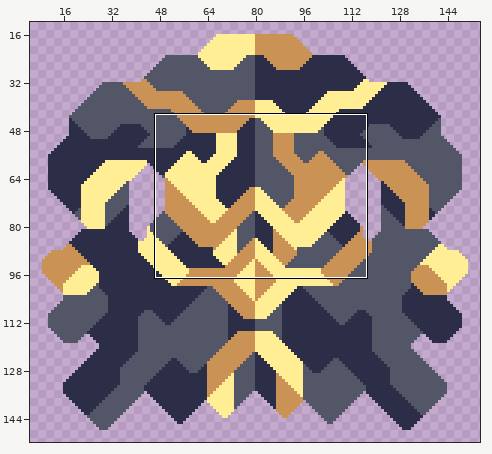
Sprite sheet: assets/sprites/blocks/turret/ring/resistance-preview.png. Above: a wide view before the commit, with the close-up outlined.
Close-up. Old version:
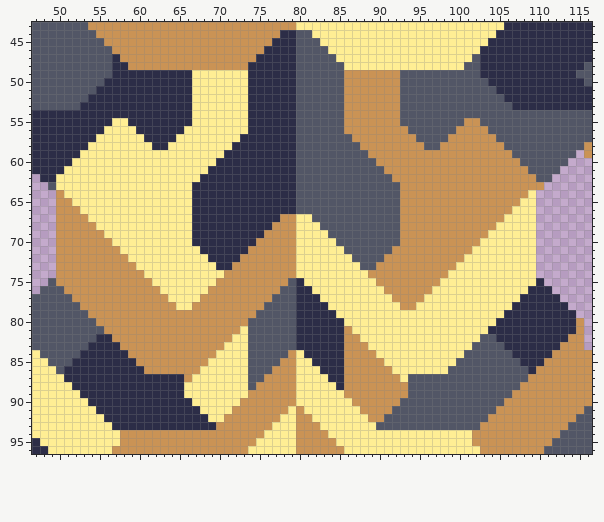
The file is 160x160 pixels. Shown: x 47..116, y 43..96. The wide view leaves out empty margins.
New version:
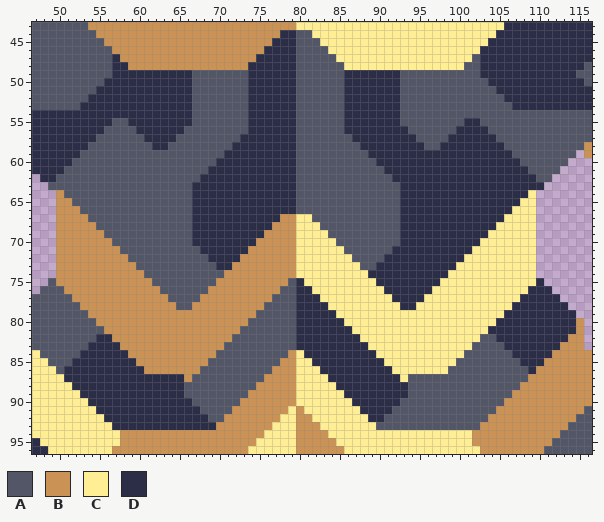
Palette (. is transparent): A #525666  B #ca9355  C #ffee94  D #2c2d47
The edit:
The edit turns colour C into colour A in rows 49 to 54 at x 67 to 73; in row 55 at x 57 to 58 and 67 to 73; in row 56 at x 56 to 59 and 66 to 73; in row 57 at x 55 to 60 and 65 to 72; in row 58 at x 54 to 61 and 64 to 71; in row 59 at x 53 to 70.
The edit turns colour C into colour A in row 60 at x 52 to 69; in row 61 at x 51 to 68; in row 62 at x 50 to 67; in row 63 at x 50 to 66; in row 64 at x 51 to 66; in row 65 at x 52 to 66.
The edit turns colour C into colour A in row 66 at x 53 to 66; in row 67 at x 54 to 66; in row 68 at x 55 to 66; in row 69 at x 56 to 66; in row 70 at x 57 to 66; in row 71 at x 58 to 67.
The edit turns colour C into colour A in row 72 at x 59 to 68; in row 73 at x 60 to 69; in row 74 at x 61 to 70; in row 75 at x 62 to 69; in row 76 at x 63 to 68; in row 77 at x 64 to 67.
The edit turns colour C into colour A in row 78 at x 65 to 66; in row 81 at x 73; in row 82 at x 72 to 73; in row 83 at x 71 to 73; in row 84 at x 70 to 73; in row 85 at x 69 to 73.
The edit turns colour C into colour A in row 86 at x 68 to 73; in row 87 at x 67 to 73; in rows 88 to 89 at x 66 to 73; in row 90 at x 67 to 72; in row 91 at x 68 to 71; in row 92 at x 69 to 70.
The edit turns colour B into colour D in rows 49 to 54 at x 86 to 92; in row 55 at x 86 to 92 and 101 to 102; in row 56 at x 86 to 93 and 100 to 103; in row 57 at x 87 to 94 and 99 to 104; in row 58 at x 88 to 95 and 98 to 105; in row 59 at x 89 to 106.
The edit turns colour B into colour D in row 60 at x 90 to 107; in row 61 at x 91 to 108; in row 62 at x 92 to 109; in row 63 at x 93 to 110; in row 64 at x 93 to 108; in row 65 at x 93 to 107.
The edit turns colour B into colour D in row 66 at x 93 to 106; in row 67 at x 93 to 105; in row 68 at x 93 to 104; in row 69 at x 93 to 103; in row 70 at x 93 to 102; in row 71 at x 92 to 101.
The edit turns colour B into colour D in row 72 at x 91 to 100; in row 73 at x 90 to 99; in row 74 at x 89 to 98; in row 75 at x 90 to 97; in row 76 at x 91 to 96; in row 77 at x 92 to 95.
The edit turns colour B into colour D in row 78 at x 93 to 94; in row 81 at x 86; in row 82 at x 86 to 87; in row 83 at x 86 to 88; in row 84 at x 86 to 89; in row 85 at x 86 to 90.
The edit turns colour B into colour D in row 86 at x 86 to 91; in row 87 at x 86 to 92; in rows 88 to 89 at x 86 to 93; in row 90 at x 87 to 92; in row 91 at x 88 to 91; in row 92 at x 89 to 90.
